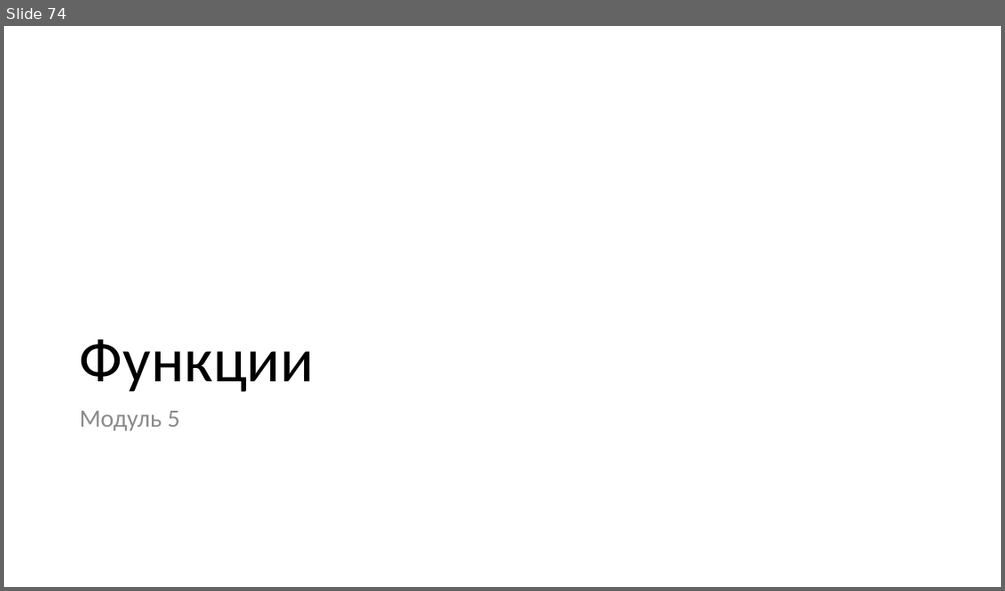
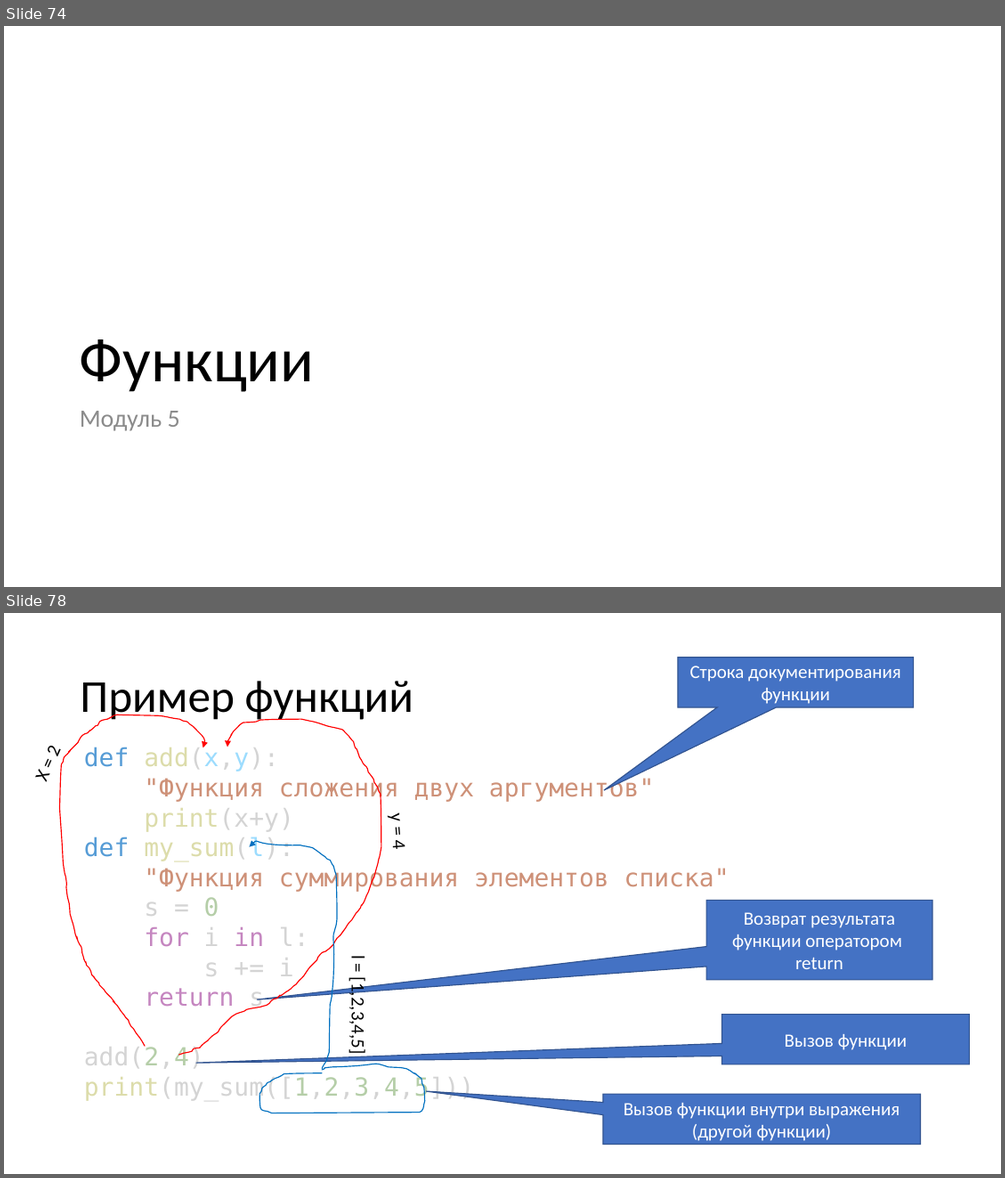
Before and after one commit to paveltsytovich/telegram-course, a slide deck: Presentation/Основы алгоритмизации и программирования.pptx. Shown one above the other, each under a label of ours: slide 74 before the commit, slides 74 and 78 after it; the slides between them are not shown. The pictures are 1005x591 and 1005x1178 pixels, drawn with LibreOffice and Linux fonts; fonts in the diff are those of the drawing. Boxes give left, top, right and bottom in pixels: in the first picture for what was removed or moved away, otherwise in the second. Text is boxed around its words. In the diff, an @@ line names an element or a change of style, - is before the commit and + after.

Commit message:
Функции и их параметры

```diff
--- a/Presentation/Основы алгоритмизации и программирования.pptx
+++ b/Presentation/Основы алгоритмизации и программирования.pptx
@@ slide 78 added at bbox=[4, 613, 1001, 1174], background #FFFFFF @@
@@ speech box added at bbox=[678, 657, 914, 707], fill #4472C4, outline #325491 1 pt, 18 pt, text #FFFFFF @@
+Строка документирования функции
@@ title added at bbox=[80, 681, 413, 722], 44 pt, text #000000 @@
+Пример функций
@@ freeform shape added at bbox=[59, 714, 204, 1046], outline #FF0000 1 pt @@
@@ freeform shape added at bbox=[179, 719, 381, 1055], outline #FF0000 1 pt @@
@@ text added at bbox=[28, 750, 63, 782], 18 pt, text #000000 @@
+X = 2
@@ text added at bbox=[84, 747, 729, 1102], 24 pt, text #CE9178 @@
+def add(x,y):
+"Функция сложения двух аргументов"
+print(x+y)
+def my_sum(l):
+"Функция суммирования элементов списка"
+s = 0
+for i in l:
+s += i
+return s
+add(2,4)
+print(my_sum([1,2,3,4,5]))
@@ text added at bbox=[386, 814, 411, 849], 18 pt, text #000000 @@
+y = 4
@@ freeform shape added at bbox=[250, 841, 425, 1113], outline #0070C0 1 pt @@
@@ speech box added at bbox=[707, 900, 933, 981], fill #4472C4, outline #325491 1 pt, 18 pt, text #FFFFFF @@
+Возврат результата функции оператором return
@@ text added at bbox=[347, 956, 370, 1053], 18 pt, text #000000 @@
+l = [1,2,3,4,5]
@@ speech box added at bbox=[722, 1013, 970, 1064], fill #4472C4, outline #325491 1 pt, 18 pt, text #FFFFFF @@
+Вызов функции
@@ speech box added at bbox=[603, 1094, 920, 1144], fill #4472C4, outline #325491 1 pt, 18 pt, text #FFFFFF @@
+Вызов функции внутри выражения (другой функции)
```
Also in this commit, not shown: 3 other slides added, 1 other file.
